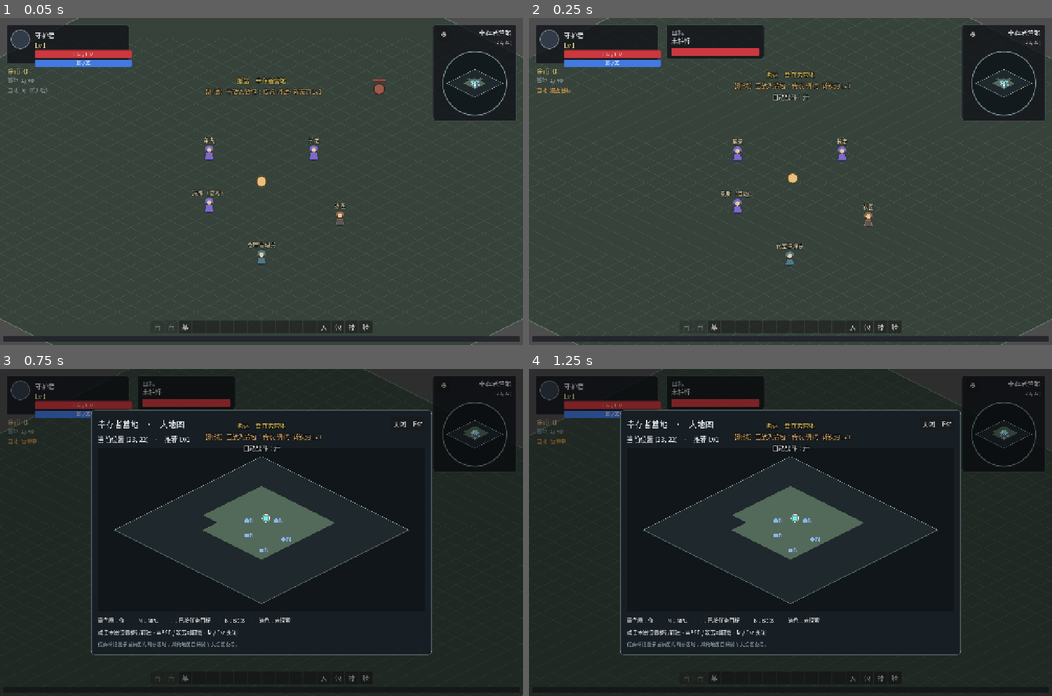
Above: before the commit, frames 1-4 (two rows, left to right).
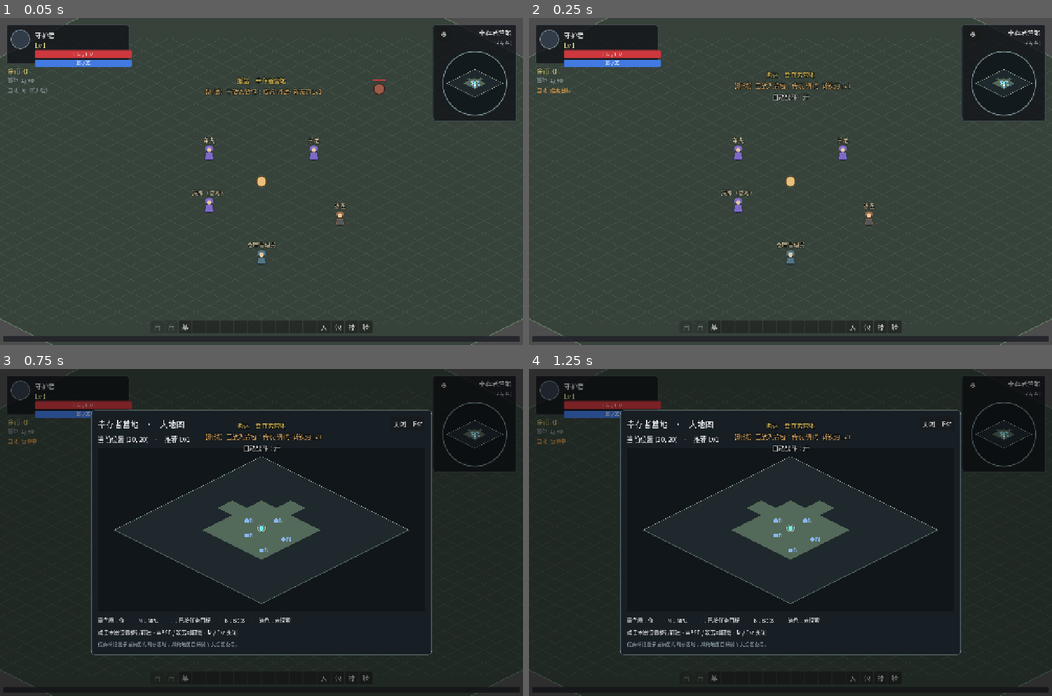
Above: after the commit, the same moments.

Repository: fengcms/DegenerateAge
Game: Godot game, scene res://tests/AutoBattleProbe.tscn
Same seed, same stepped clock (60 frames per second), same inputs: the game is played once before the commit and once after it. This scene is started directly instead of the project's main scene.
Inputs (mouse positions are in pixels of both pictures, inside the frame that each line leads up to):
- Up to frame 1 (0.05 s): no input
- Up to frame 2 (0.25 s): no input
- Up to frame 3 (0.75 s): tap Enter at 0.5 s; drag from (475, 434) to (313, 460) at 0.52 s
- Up to frame 4 (1.25 s): no input

Frame 1 is identical in both runs. In frame 2, 2.6% of the frame differs, in the area x 0-100%, y 0-100%; in frame 3, 1.5%; in frame 4, 1.5%.

Commit message:
fix(auto): 搜索当前画面内的全部可攻击怪物

Diff:
--- a/autoload/game_state.gd
+++ b/autoload/game_state.gd
@@ -94,7 +94,7 @@
 		"autoBattleDefault": false,   # 10.3：重启后自动战斗默认关闭
 		"autoPickupDefault": false,
 		"potionThreshold": 0.35,      # 3.14 喝药血量阈值
-		"searchRadius": 12,           # 3.14 搜索半径（格）
+		"searchRadius": 12,           # 旧档兼容字段；搜怪改用当前可视区域
 		"allowBoss": false,           # 3.14 自动战斗是否允许 Boss
 		"dropFlyAnim": true,          # 10：拾取飞行动画（关 = 入包后立即消失）
 		"masterVolume": 1.0,
--- a/scripts/systems/auto_battle.gd
+++ b/scripts/systems/auto_battle.gd
@@ -68,7 +68,6 @@
 var _player: PlayerCharacter = null
 var _state: int = State.OFF
 var _phase: String = ""
-var _anchor: Vector2 = Vector2.ZERO
 
 var _target: Node = null
 var _loot: Node = null
@@ -94,10 +93,9 @@
 	_on_auto_state_changed(GameState.auto_battle_on, GameState.auto_pickup_on)
 	set_physics_process(true)
 
-## 开启自动战斗时重置锚点与搜索节流（3.14：锚点半径内搜怪，避免跑远）。
+## 开启自动战斗时重置搜索节流。
 func _on_auto_state_changed(battle: bool, _pickup: bool) -> void:
 	if battle and _player != null:
-		_anchor = _player.global_position
 		_search_t = 0.0
 		_repath_t = 0.0
 		_stuck_count = 0
@@ -156,7 +154,6 @@
 			_set_state(State.MANUAL_OVERRIDE, "手动接管 · %d 秒后恢复" % ceili(_manual_t))
 			return
 		_toast("自动战斗恢复", "info")
-		_anchor = _player.global_position
 
 	_tick(delta)
 
@@ -258,18 +255,20 @@
 
 # ---- 目标搜索 ----
 
-## 锚点半径内搜索敌人（3.14）。排除 Boss（除非设置允许）、黑名单目标。
+## 当前画面可见区域内搜索敌人（3.14）。排除 Boss（除非设置允许）、黑名单目标。
 ## M1 目标优先级：距离最近；同距离取血量更低者（「优先低代价 / 弱目标」的最小实现）。
 func _find_target() -> Node:
 	# 明确选中的目标优先；黑名单仍生效，避免不可达目标循环。
 	if _player.target_is_manual and _player.valid_target(_player.locked_target) and not _is_blacklisted(_player.locked_target):
 		return _player.locked_target
-	var radius := float(GameState.settings.get("searchRadius", 12)) * Iso.TILE_W
 	var allow_boss := bool(GameState.settings.get("allowBoss", false))
 	var best: Node = null
 	var best_dist := INF
 	var best_hp := INF
-	for e in get_tree().get_nodes_in_group("enemies"):
+	var world := get_tree().get_first_node_in_group("map_world")
+	if world == null or not world.has_method("visible_enemies"):
+		return null
+	for e in world.visible_enemies():
 		if not is_instance_valid(e) or e.get("is_dead") == true or not (e is Node2D):
 			continue
 		if _is_blacklisted(e):
@@ -278,9 +277,7 @@
 			var tpl = e.get("template")
 			if tpl is Dictionary and String(tpl.get("kind", "normal")) == "boss":
 				continue
-		var d := _anchor.distance_to((e as Node2D).global_position)
-		if d > radius:
-			continue
+		var d := _player.global_position.distance_to((e as Node2D).global_position)
 		var hp_v = e.get("hp")           # Node.get 只接受 1 个参数（无默认值重载）
 		var hp := float(hp_v) if hp_v != null else 0.0
 		if d < best_dist - 0.001 or (absf(d - best_dist) <= 0.001 and hp < best_hp):
--- a/scripts/ui/settings_panel.gd
+++ b/scripts/ui/settings_panel.gd
@@ -200,7 +200,6 @@
 func _build_game(tabs: TabContainer) -> void:
 	var box := _tab(tabs, "游戏")
 	_slider(box, "自动喝药阈值", "potionThreshold", 0.1, 0.9, 0.05)
-	_slider(box, "自动搜怪半径", "searchRadius", 2.0, 25.0, 1.0)
 	_checkbox(box, "自动战斗允许 Boss", "allowBoss")
 	_checkbox(box, "拾取飞行动画", "dropFlyAnim")
 	var filter := OptionButton.new()
